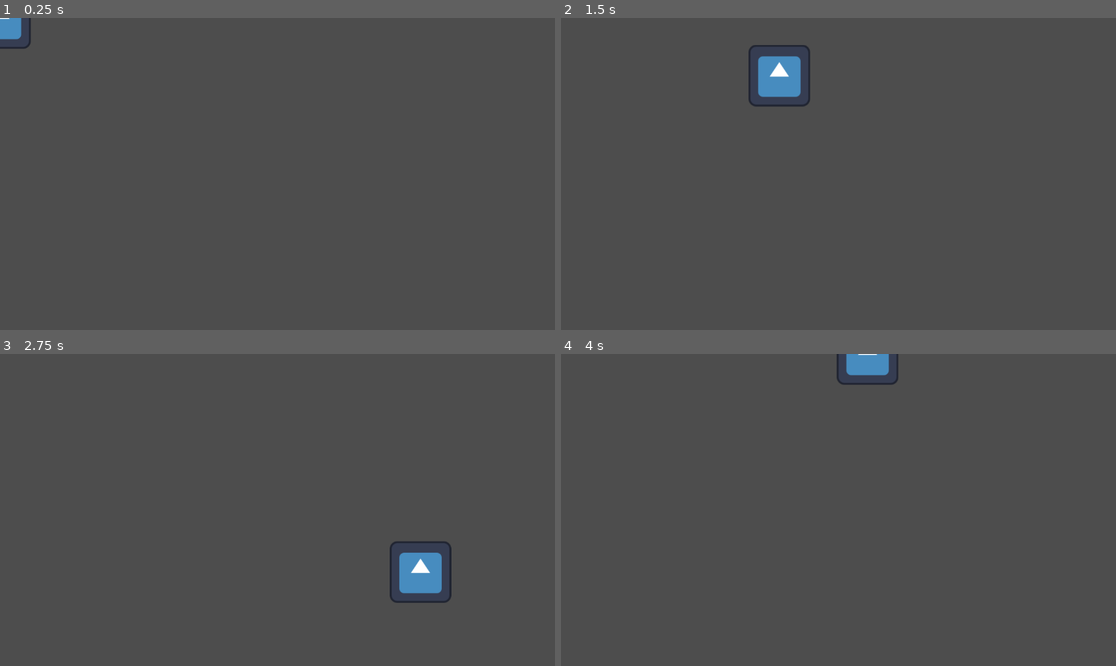
Above: before the commit, frames 1-4 (two rows, left to right).
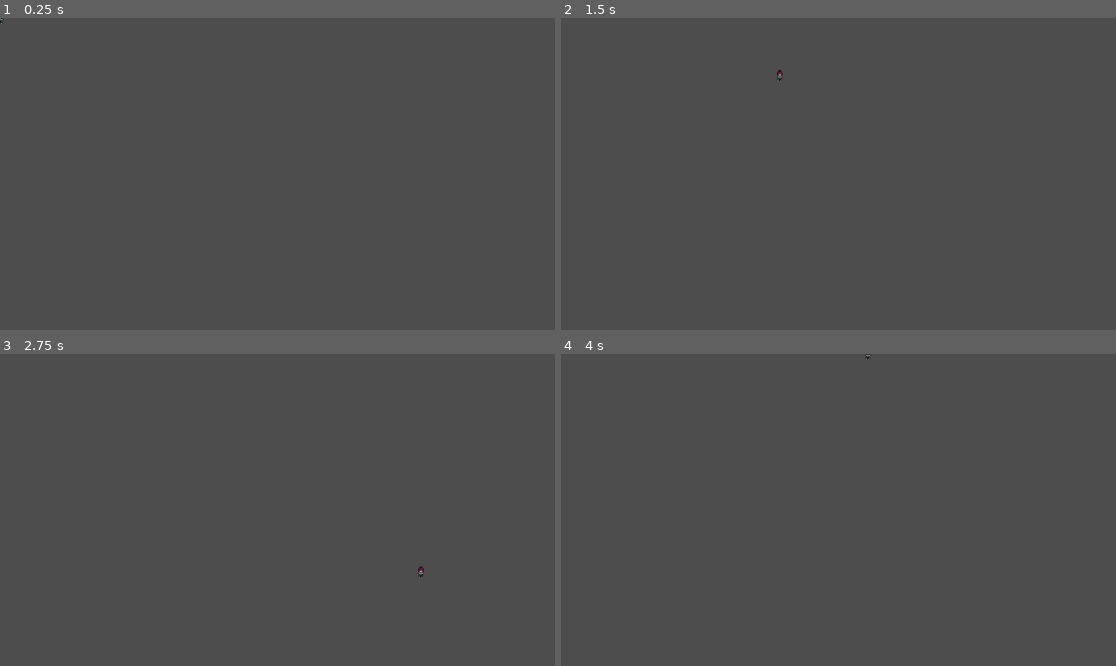
Above: after the commit, the same moments.

Repository: linus-privat/gamejam
Game: Godot game, scene res://scenes/player.tscn
Two runs of this game, one before a commit and one after it. Both use one fixed random seed, a clock stepped at 60 frames per second and the inputs below. This scene is started directly instead of the project's main scene. The engine's default icon, where the game draws it, is replaced by a stand-in: a white triangle on a blue panel in a dark square.
Inputs:
- Up to frame 1 (0.25 s): no input
- Up to frame 2 (1.5 s): tap Enter at 0.5 s; hold D (walk right) 0.53-1.28 s; hold S (walk down) from 1.28 s (still down)
- Up to frame 3 (2.75 s): release S (walk down) at 2.03 s; hold D (walk right) from 2.03 s (still down)
- Up to frame 4 (4 s): release D (walk right) at 2.78 s; hold W (walk up) 2.78-3.53 s; hold A (walk left) from 3.53 s (still down)

The runs differ from the first frame. In frame 1, 0.3% of the frame differs, in the area x 0-6%, y 0-10%; in frame 2, 1.3%; in frame 3, 1.3%, in the area x 70-82%, y 60-80%; in frame 4, 0.7%.

Commit message:
idle animation

Diff:
--- a/gamejamgame/scenes/player.tscn
+++ b/gamejamgame/scenes/player.tscn
@@ -1,9 +1,137 @@
-[gd_scene load_steps=4 format=3 uid="uid://dila4453vu4e1"]
+[gd_scene load_steps=12 format=3 uid="uid://dila4453vu4e1"]
 
 [ext_resource type="Script" uid="uid://b88yf4xkfrd5w" path="res://scenes/player.gd" id="1_3vyb7"]
-[ext_resource type="Texture2D" uid="uid://cgcoe3l02845q" path="res://icon.svg" id="2_g2els"]
+[ext_resource type="Texture2D" uid="uid://ds8spkvt0kdrg" path="res://assets/characters/player/Idle/Idle.png" id="2_g2els"]
 
 [sub_resource type="CircleShape2D" id="CircleShape2D_u8vuu"]
+
+[sub_resource type="Animation" id="Animation_qhqgy"]
+resource_name = "p-idle"
+length = 0.75
+loop_mode = 1
+tracks/0/type = "value"
+tracks/0/imported = false
+tracks/0/enabled = true
+tracks/0/path = NodePath("Sprite2D:frame")
+tracks/0/interp = 1
+tracks/0/loop_wrap = true
+tracks/0/keys = {
+"times": PackedFloat32Array(0, 0.1, 0.2, 0.3, 0.4, 0.5, 0.6, 0.7),
+"transitions": PackedFloat32Array(1, 1, 1, 1, 1, 1, 1, 1),
+"update": 1,
+"values": [0, 1, 2, 3, 4, 5, 6, 7]
+}
+
+[sub_resource type="Animation" id="Animation_dqkch"]
+length = 0.001
+tracks/0/type = "value"
+tracks/0/imported = false
+tracks/0/enabled = true
+tracks/0/path = NodePath("Sprite2D:frame")
+tracks/0/interp = 1
+tracks/0/loop_wrap = true
+tracks/0/keys = {
+"times": PackedFloat32Array(0),
+"transitions": PackedFloat32Array(1),
+"update": 1,
+"values": [0]
+}
+
+[sub_resource type="Animation" id="Animation_qlg0r"]
+resource_name = "p-idle-left-down"
+length = 0.75
+loop_mode = 1
+tracks/0/type = "value"
+tracks/0/imported = false
+tracks/0/enabled = true
+tracks/0/path = NodePath("Sprite2D:frame")
+tracks/0/interp = 1
+tracks/0/loop_wrap = true
+tracks/0/keys = {
+"times": PackedFloat32Array(0, 0.1, 0.2, 0.3, 0.4, 0.5, 0.6, 0.7),
+"transitions": PackedFloat32Array(1, 1, 1, 1, 1, 1, 1, 1),
+"update": 1,
+"values": [8, 9, 10, 11, 12, 13, 14, 15]
+}
+
+[sub_resource type="Animation" id="Animation_tuyoq"]
+resource_name = "p-idle-left-up"
+length = 0.75
+loop_mode = 1
+tracks/0/type = "value"
+tracks/0/imported = false
+tracks/0/enabled = true
+tracks/0/path = NodePath("Sprite2D:frame")
+tracks/0/interp = 1
+tracks/0/loop_wrap = true
+tracks/0/keys = {
+"times": PackedFloat32Array(0, 0.1, 0.2, 0.3, 0.4, 0.5, 0.6, 0.7),
+"transitions": PackedFloat32Array(1, 1, 1, 1, 1, 1, 1, 1),
+"update": 1,
+"values": [16, 17, 18, 19, 20, 21, 22, 23]
+}
+
+[sub_resource type="Animation" id="Animation_fjrip"]
+resource_name = "p-idle-up"
+length = 0.75
+loop_mode = 1
+tracks/0/type = "value"
+tracks/0/imported = false
+tracks/0/enabled = true
+tracks/0/path = NodePath("Sprite2D:frame")
+tracks/0/interp = 1
+tracks/0/loop_wrap = true
+tracks/0/keys = {
+"times": PackedFloat32Array(0, 0.1, 0.2, 0.3, 0.4, 0.5, 0.6, 0.7),
+"transitions": PackedFloat32Array(1, 1, 1, 1, 1, 1, 1, 1),
+"update": 1,
+"values": [24, 25, 26, 27, 28, 29, 30, 31]
+}
+
+[sub_resource type="Animation" id="Animation_smehm"]
+resource_name = "p-idle-right-up"
+length = 0.75
+loop_mode = 1
+tracks/0/type = "value"
+tracks/0/imported = false
+tracks/0/enabled = true
+tracks/0/path = NodePath("Sprite2D:frame")
+tracks/0/interp = 1
+tracks/0/loop_wrap = true
+tracks/0/keys = {
+"times": PackedFloat32Array(0, 0.1, 0.2, 0.3, 0.4, 0.5, 0.6, 0.7),
+"transitions": PackedFloat32Array(1, 1, 1, 1, 1, 1, 1, 1),
+"update": 1,
+"values": [32, 33, 34, 35, 36, 37, 38, 39]
+}
+
+[sub_resource type="Animation" id="Animation_ur7pv"]
+resource_name = "p-idle-right-down"
+length = 0.75
+loop_mode = 1
+tracks/0/type = "value"
+tracks/0/imported = false
+tracks/0/enabled = true
+tracks/0/path = NodePath("Sprite2D:frame")
+tracks/0/interp = 1
+tracks/0/loop_wrap = true
+tracks/0/keys = {
+"times": PackedFloat32Array(0, 0.1, 0.2, 0.3, 0.4, 0.5, 0.6, 0.7),
+"transitions": PackedFloat32Array(1, 1, 1, 1, 1, 1, 1, 1),
+"update": 1,
+"values": [40, 41, 42, 43, 44, 45, 46, 47]
+}
+
+[sub_resource type="AnimationLibrary" id="AnimationLibrary_y4r1p"]
+_data = {
+&"RESET": SubResource("Animation_dqkch"),
+&"p-idle": SubResource("Animation_qhqgy"),
+&"p-idle-left-down": SubResource("Animation_qlg0r"),
+&"p-idle-left-up": SubResource("Animation_tuyoq"),
+&"p-idle-right-down": SubResource("Animation_ur7pv"),
+&"p-idle-right-up": SubResource("Animation_smehm"),
+&"p-idle-up": SubResource("Animation_fjrip")
+}
 
 [node name="Player" type="CharacterBody2D"]
 script = ExtResource("1_3vyb7")
@@ -13,5 +141,10 @@
 
 [node name="Sprite2D" type="Sprite2D" parent="."]
 texture = ExtResource("2_g2els")
+hframes = 8
+vframes = 6
 
 [node name="AnimationPlayer" type="AnimationPlayer" parent="."]
+libraries = {
+&"": SubResource("AnimationLibrary_y4r1p")
+}
